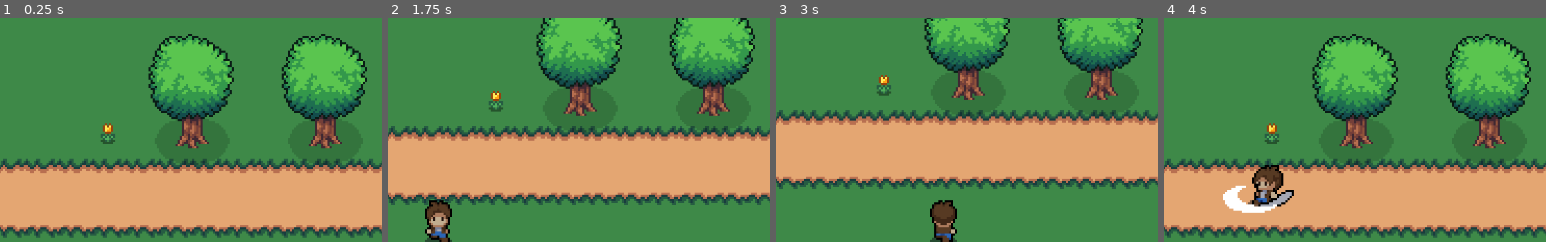
Above: before the commit, frames 1-4 (left to right).
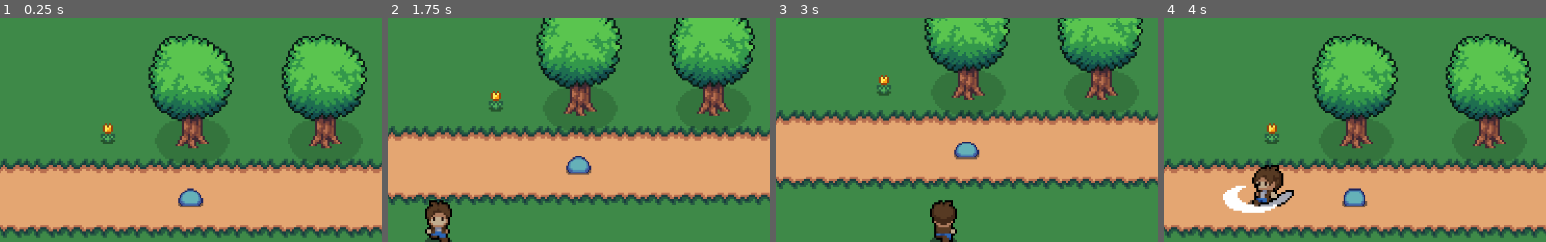
Above: after the commit, the same moments.

Repository: SiesmicMash/The-Age-of-Suffering-Prototype
Game: Godot game, scene res://scenes/main.tscn
The game is run twice, just before and just after one commit, with the same random seed, the same clock (stepped at 60 frames per second) and the same inputs.
Inputs (mouse positions are % of the whole screen's width and height, from its top left):
- Up to frame 1 (0.25 s): no input
- Up to frame 2 (1.75 s): tap Enter at 0.5 s; move the mouse to (71, 45) at 0.52 s; hold D (right) 0.53-1.28 s; click (71, 45) at 0.6 s; move the mouse to (27, 55) at 1.27 s; hold S (down) from 1.28 s (still down); click (27, 55) at 1.35 s
- Up to frame 3 (3 s): move the mouse to (58, 28) at 2.02 s; release S (down) at 2.03 s; hold D (right) 2.03-2.78 s; click (58, 28) at 2.1 s; move the mouse to (42, 70) at 2.77 s; hold W (up) from 2.78 s (still down); click (42, 70) at 2.85 s
- Up to frame 4 (4 s): move the mouse to (79, 65) at 3.52 s; release W (up) at 3.53 s; hold A (left) from 3.53 s (still down); click (79, 65) at 3.6 s
The pictures show only the part of the screen within x 18-68%, y 8-58%; the shares and areas given below are measured in that part.

The runs differ from the first frame. In frame 1, 0.5% of the frame differs, in the area x 46-54%, y 75-85%; in frame 2, 0.5%, in the area x 46-54%, y 61-71%; in frame 3, 0.5%; in frame 4, 0.5%.

Commit message:
fixed-player-slime-enemies
Fixed player and slime nemies

Diff:
--- a/new-game-project/scenes/entity/player.tscn
+++ b/new-game-project/scenes/entity/player.tscn
@@ -3,9 +3,6 @@
 [ext_resource type="Script" uid="uid://dq8jhvtqevfq7" path="res://scripts/player.gd" id="1_gdab3"]
 [ext_resource type="Texture2D" uid="uid://bnxhpcpg2uk7n" path="res://assets/entity/player/player.png" id="1_hsefk"]
 
-[sub_resource type="RectangleShape2D" id="RectangleShape2D_xlvtu"]
-size = Vector2(11, 11)
-
 [sub_resource type="AtlasTexture" id="AtlasTexture_qd8qs"]
 atlas = ExtResource("1_hsefk")
 region = Rect2(0, 288, 48, 48)
@@ -420,11 +417,8 @@
 size = Vector2(15, 15)
 
 [node name="CharacterBody2D" type="CharacterBody2D" unique_id=172523556]
+scale = Vector2(4, 4)
 script = ExtResource("1_gdab3")
-
-[node name="CollisionShape2D" type="CollisionShape2D" parent="." unique_id=633351713]
-position = Vector2(0.5, 13.5)
-shape = SubResource("RectangleShape2D_xlvtu")
 
 [node name="AnimatedSprite2D" type="AnimatedSprite2D" parent="." unique_id=949128507]
 sprite_frames = SubResource("SpriteFrames_11f4w")
@@ -439,10 +433,10 @@
 
 [node name="attack_hitbox" type="Area2D" parent="." unique_id=1262790202]
 position = Vector2(9, 0)
-collision_mask = 2
 
 [node name="CollisionShape2D" type="CollisionShape2D" parent="attack_hitbox" unique_id=1805849116]
 position = Vector2(0.5, 9.5)
 shape = SubResource("RectangleShape2D_1obkj")
 
 [connection signal="animation_finished" from="AnimatedSprite2D" to="." method="_on_animated_sprite_2d_animation_finished"]
+[connection signal="body_entered" from="attack_hitbox" to="." method="_on_attack_hitbox_body_entered"]
--- a/new-game-project/scenes/entity/slime.tscn
+++ b/new-game-project/scenes/entity/slime.tscn
@@ -183,28 +183,23 @@
 }],
 "loop": true,
 "name": &"move",
-"speed": 5.0
+"speed": 8.0
 }]
 
 [sub_resource type="RectangleShape2D" id="RectangleShape2D_k11sm"]
 size = Vector2(16, 12)
 
-[sub_resource type="CircleShape2D" id="CircleShape2D_fronu"]
-radius = 150.0
-
-[node name="Slime" type="CharacterBody2D" unique_id=1729729146]
+[node name="slime" type="CharacterBody2D" unique_id=1729729146]
+scale = Vector2(3, 3)
 
 [node name="AnimatedSprite2D" type="AnimatedSprite2D" parent="." unique_id=2037299213]
 sprite_frames = SubResource("SpriteFrames_1desu")
-animation = &"attack"
+animation = &"idle"
+autoplay = "idle"
+frame_progress = 0.6180409
 
 [node name="CollisionShape2D" type="CollisionShape2D" parent="." unique_id=1878047374]
 position = Vector2(0, 2)
 shape = SubResource("RectangleShape2D_k11sm")
 
 [node name="NavigationAgent2D" type="NavigationAgent2D" parent="." unique_id=2041006739]
-
-[node name="Sight" type="Area2D" parent="." unique_id=238663421]
-
-[node name="CollisionShape2D" type="CollisionShape2D" parent="Sight" unique_id=2105137527]
-shape = SubResource("CircleShape2D_fronu")
--- a/new-game-project/scenes/levels/base_world.tscn
+++ b/new-game-project/scenes/levels/base_world.tscn
@@ -8,6 +8,7 @@
 [ext_resource type="Texture2D" uid="uid://625jbwk7gmd" path="res://assets/map/outdoor/decoration/fences.png" id="6_6l1n3"]
 [ext_resource type="Texture2D" uid="uid://simtkmbpjv2f" path="res://assets/map/outdoor/decoration/Cliff_Tile.png" id="7_mapvs"]
 [ext_resource type="PackedScene" uid="uid://dmxsnmsy6ur4v" path="res://scenes/entity/player.tscn" id="8_3i1wt"]
+[ext_resource type="PackedScene" uid="uid://dm5ok2miowdsa" path="res://scenes/entity/slime.tscn" id="9_kbfkh"]
 
 [sub_resource type="TileSetAtlasSource" id="TileSetAtlasSource_s5fsq"]
 texture = ExtResource("1_p5h7j")
@@ -169,3 +170,6 @@
 [node name="Player" parent="." unique_id=172523556 instance=ExtResource("8_3i1wt")]
 position = Vector2(205, 360)
 scale = Vector2(4, 4)
+
+[node name="Slime" parent="." unique_id=1729729146 instance=ExtResource("9_kbfkh")]
+position = Vector2(701, 410)
--- a/new-game-project/scripts/player.gd
+++ b/new-game-project/scripts/player.gd
@@ -17,6 +17,8 @@
 	hitbox_offset = attack_hitbox.position
 
 func _physics_process(_delta: float) -> void:
+	# disable hitbox until attacking
+	attack_hitbox.monitoring = false
 
 	if Input.is_action_just_pressed("attack") and not is_attacking:
 		attack()
@@ -64,6 +66,7 @@
 
 func attack() -> void:
 	is_attacking = true
+	attack_hitbox.monitoring = true
 	play_animation("attack", last_direction)
 
 #Signal
@@ -87,3 +90,8 @@
 			attack_hitbox.position = Vector2(y,-x)
 		Vector2.DOWN:
 			attack_hitbox.position = Vector2(-y,x)
+
+func _on_attack_hitbox_body_entered(body: Node2D) -> void:
+	if is_attacking and body.name.begins_with("Slime"):
+		print(body.name)
+		print("hit")
